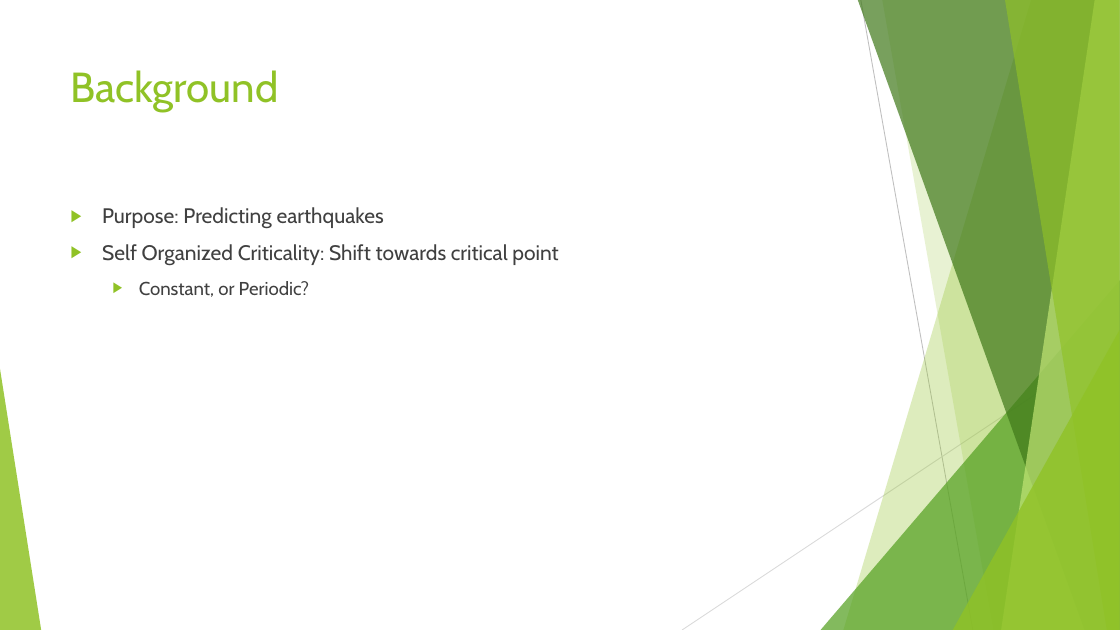
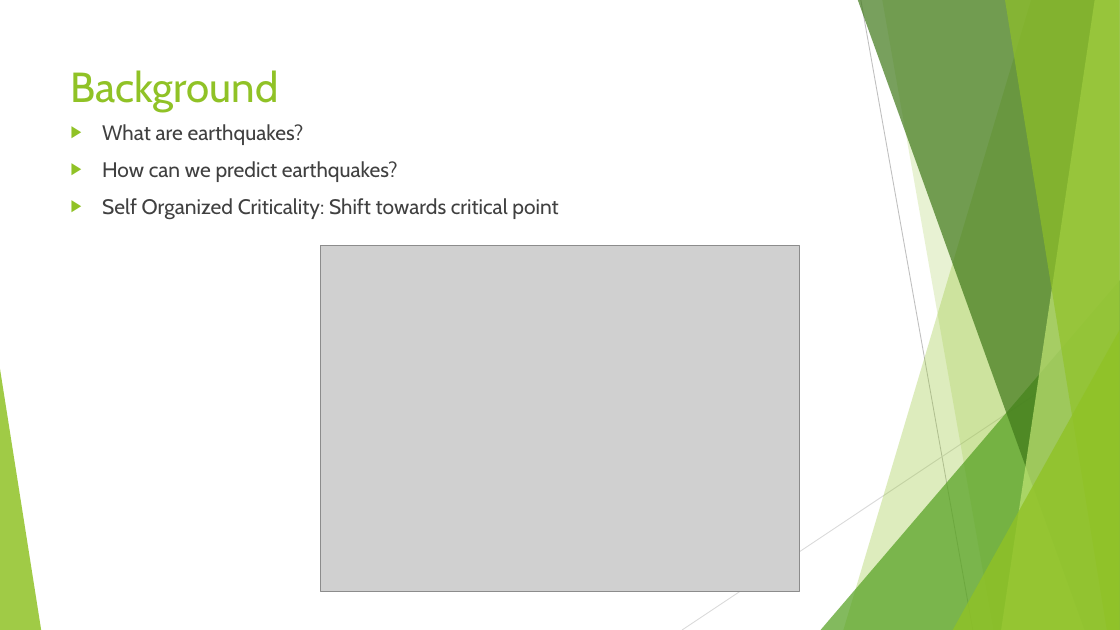
Before and after one commit to aMartin6/Final_Project, a slide deck: slide 2 of Earthquake Presentation.pptx. Drawn at 1120x630 pixels with LibreOffice and Linux fonts; fonts in the diff are those of the drawing; grey boxes stand for pictures. Boxes give left, top, right and bottom in pixels: in the first picture for what was removed or moved away, otherwise in the second. Text is boxed around its words. In the diff, an @@ line names an element or a change of style, - is before the commit and + after.

```diff
--- a/Earthquake Presentation.pptx
+++ b/Earthquake Presentation.pptx
@@ text "What are earthquakes?" moved from (x1=102, y1=207, x2=558, y2=297) to (x1=102, y1=124, x2=558, y2=220) @@
@@ text at (x1=102, y1=124, x2=398, y2=182): text changed @@
-▶ Purpose: Predicting earthquakes
+▶ What are earthquakes?
+▶ How can we predict earthquakes?
@@ picture added at (x1=321, y1=245, x2=800, y2=592) @@
@@ text at (x1=139, y1=281, x2=310, y2=297): paragraph removed @@
-  ▶ Constant, or Periodic?
```
Also in this commit, not shown: 3 other slides changed, 7 slides added, 4 slides removed, 1 other file.
